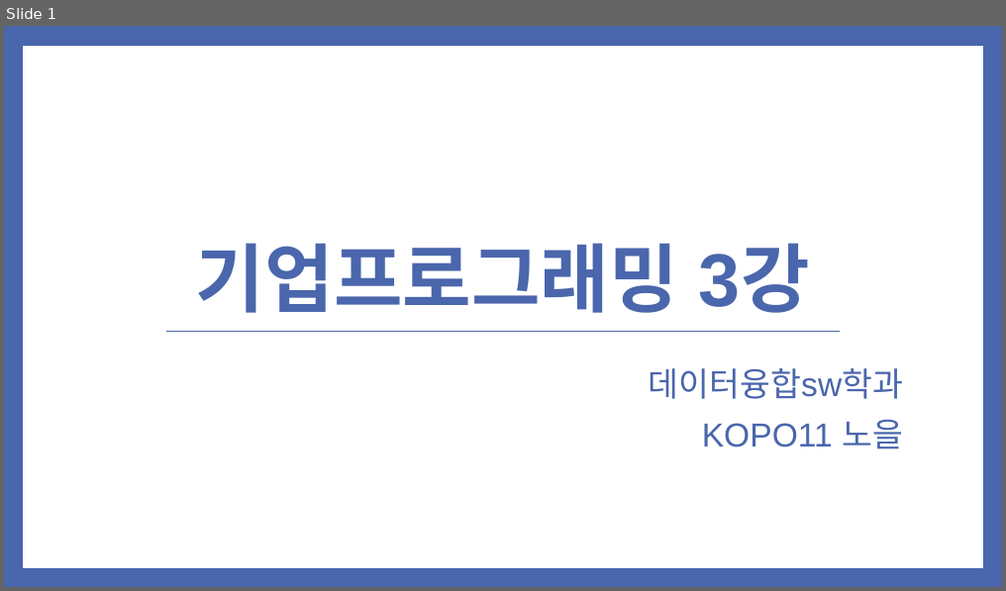
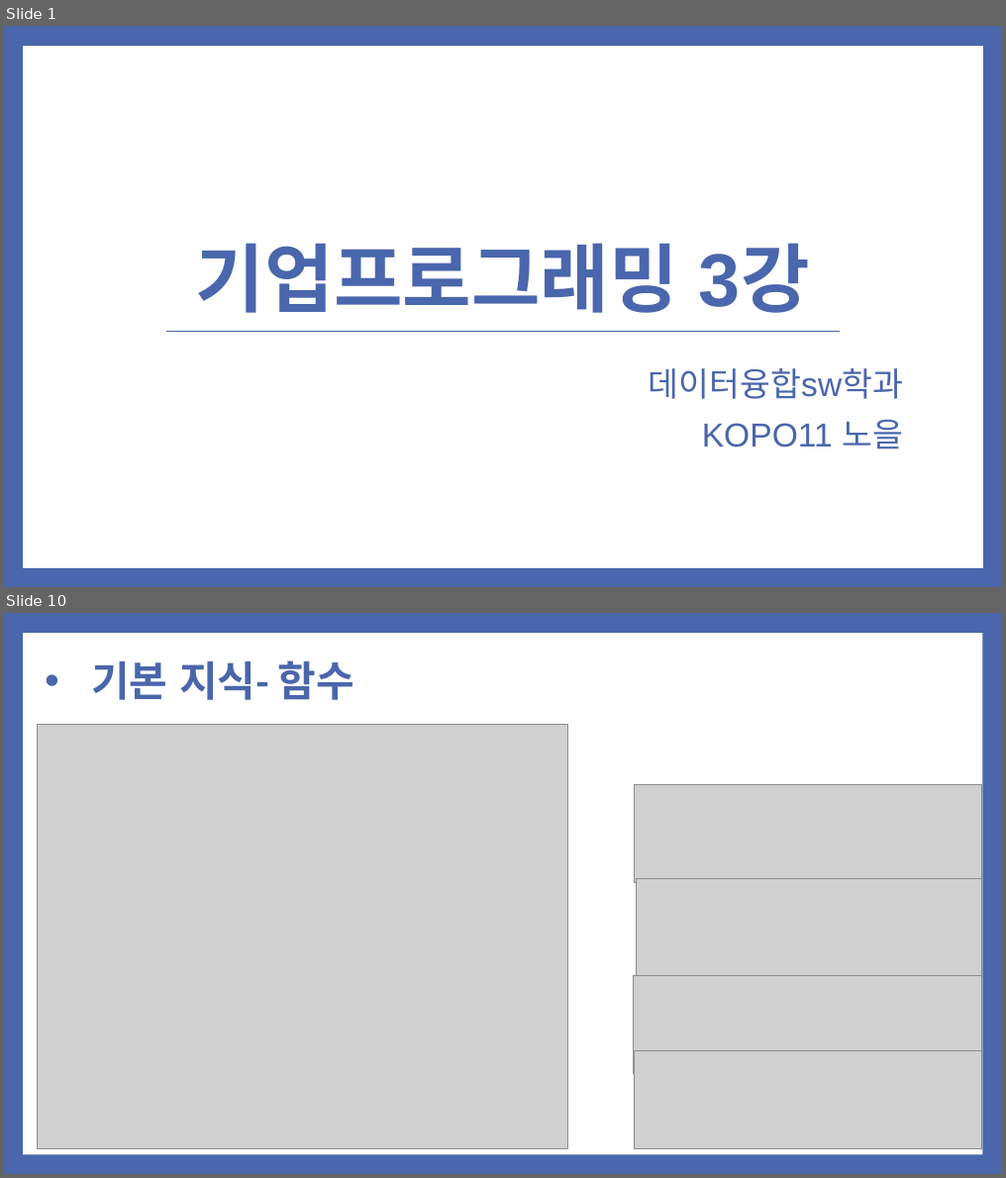
Before and after one commit to noheul1030/KOPO-HTML, a slide deck: 과제PPT/기업업무 3강.pptx. Shown one above the other, each under a label of ours: slide 1 before the commit, slides 1 and 10 after it; the slides between them are not shown. The pictures are 1006x591 and 1006x1178 pixels, drawn with LibreOffice and Linux fonts; fonts in the diff are those of the drawing; grey boxes stand for pictures. Boxes give left, top, right and bottom in pixels: in the first picture for what was removed or moved away, otherwise in the second. Text is boxed around its words. In the diff, an @@ line names an element or a change of style, - is before the commit and + after.

```diff
--- a/과제PPT/기업업무 3강.pptx
+++ b/과제PPT/기업업무 3강.pptx
@@ slide 10 added at (4, 613, 1002, 1174), background #4A66AC @@
@@ rectangle added at (23, 633, 982, 1155), fill #FFFFFF @@
@@ text added at (91, 661, 354, 700), 40 pt, text #4A66AC, bold @@
+• 기본 지식- 함수
@@ picture added at (38, 725, 568, 1149) @@
@@ picture added at (635, 784, 982, 882) @@
@@ picture added at (636, 878, 982, 976) @@
@@ picture added at (633, 976, 982, 1074) @@
@@ picture added at (634, 1051, 982, 1149) @@
```
Also in this commit, not shown: 1 slide changed, 26 other slides added, 25 slides removed.
